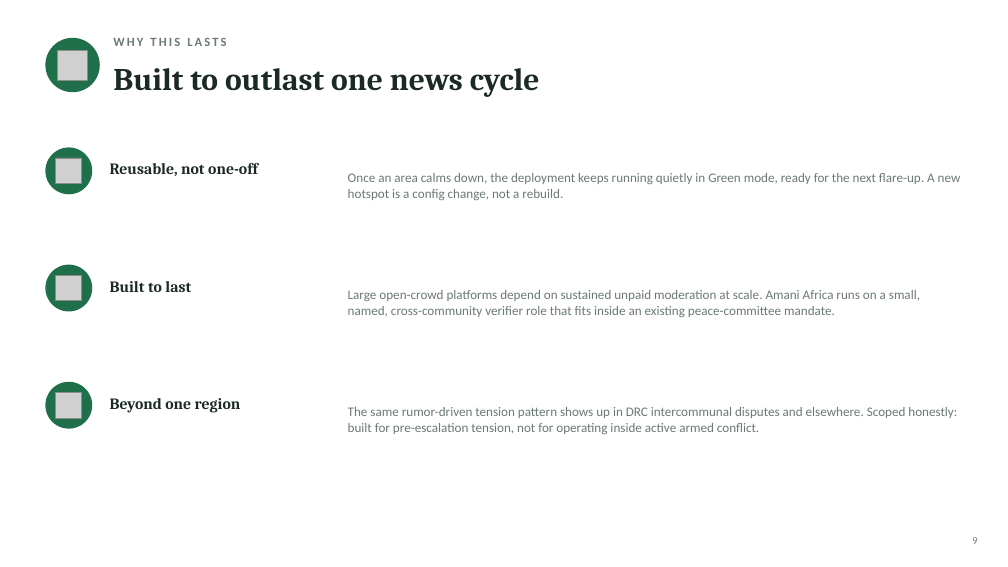
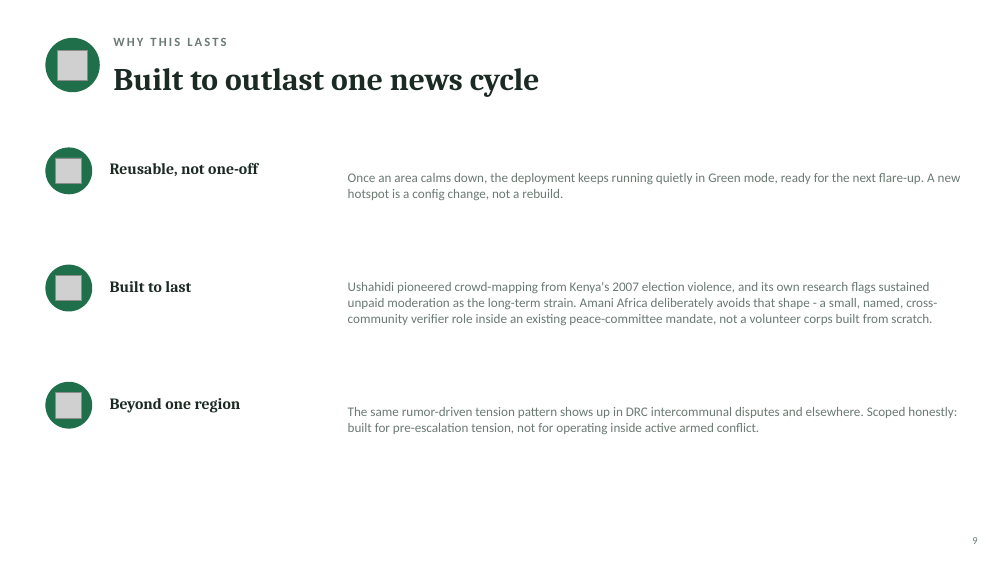
Before and after one commit to peetlucas/amani-africa, a slide deck: slide 9 of amani-africa-pitch-deck.pptx. Drawn at 1008x567 pixels with LibreOffice and Linux fonts; fonts in the diff are those of the drawing; grey boxes stand for pictures. Boxes give left, top, right and bottom in pixels: in the first picture for what was removed or moved away, otherwise in the second. Text is boxed around its words. In the diff, an @@ line names an element or a change of style, - is before the commit and + after.

```diff
--- a/amani-africa-pitch-deck.pptx
+++ b/amani-africa-pitch-deck.pptx
@@ text at (x1=348, y1=282, x2=937, y2=325): text changed @@
-Large open-crowd platforms depend on sustained unpaid moderation at scale. Amani Africa runs on a small, named, cross-community verifier role that fits inside an existing peace-committee mandate.
+Ushahidi pioneered crowd-mapping from Kenya's 2007 election violence, and its own research flags sustained unpaid moderation as the long-term strain. Amani Africa deliberately avoids that shape - a small, named, cross-community verifier role inside an existing peace-committee mandate, not a volunteer corps built from scratch.
```
Also in this commit, not shown: 1 other file.
